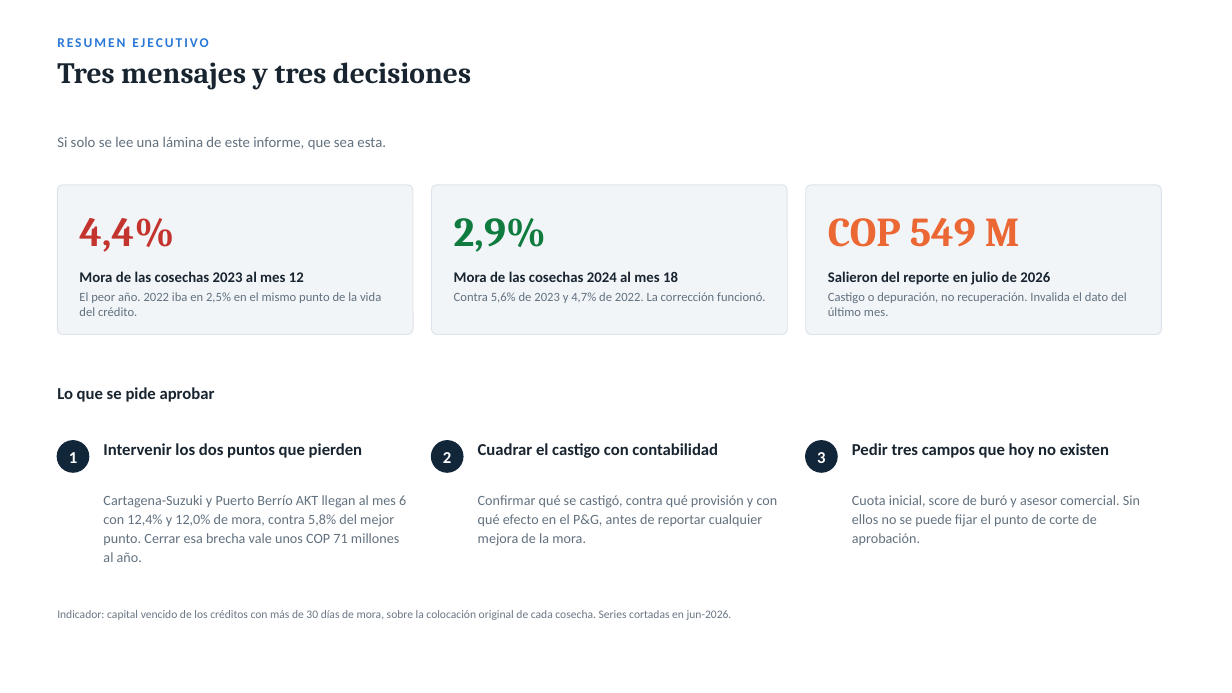
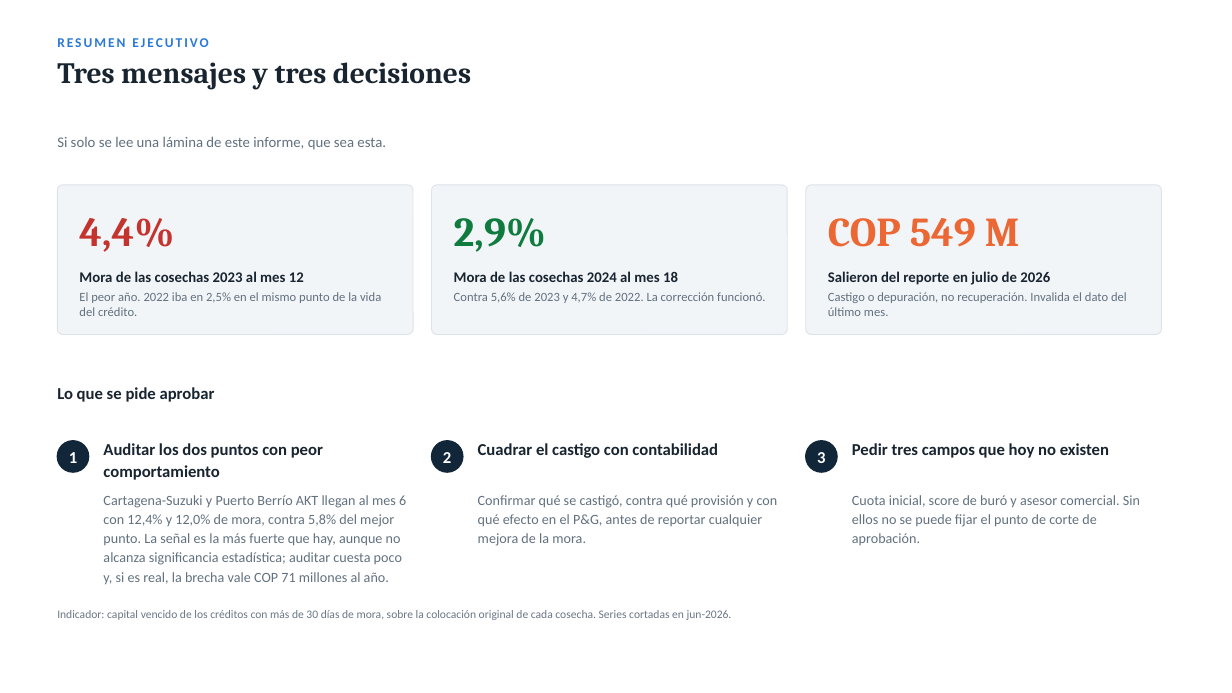
Before and after one commit to Coco-estadistica/coco-dashboard, a slide deck: slide 2 of cosechas_districolmotos/junta/Cosechas_Districolmotos_Junta.pptx. Drawn at 1232x693 pixels with LibreOffice and Linux fonts; fonts in the diff are those of the drawing. Boxes give left, top, right and bottom in pixels: in the first picture for what was removed or moved away, otherwise in the second. Text is boxed around its words. In the diff, an @@ line names an element or a change of style, - is before the commit and + after.

```diff
--- a/cosechas_districolmotos/junta/Cosechas_Districolmotos_Junta.pptx
+++ b/cosechas_districolmotos/junta/Cosechas_Districolmotos_Junta.pptx
@@ text at bbox=[103, 443, 323, 480]: text changed @@
-Intervenir los dos puntos que pierden
+Auditar los dos puntos con peor comportamiento
@@ text at bbox=[103, 495, 406, 584]: text changed @@
-Cartagena-Suzuki y Puerto Berrío AKT llegan al mes 6 con 12,4% y 12,0% de mora, contra 5,8% del mejor punto. Cerrar esa brecha vale unos COP 71 millones al año.
+Cartagena-Suzuki y Puerto Berrío AKT llegan al mes 6 con 12,4% y 12,0% de mora, contra 5,8% del mejor punto. La señal es la más fuerte que hay, aunque no alcanza significancia estadística; auditar cuesta poco y, si es real, la brecha vale COP 71 millones al año.
```
Also in this commit, not shown: 2 other slides changed, 9 other files.
